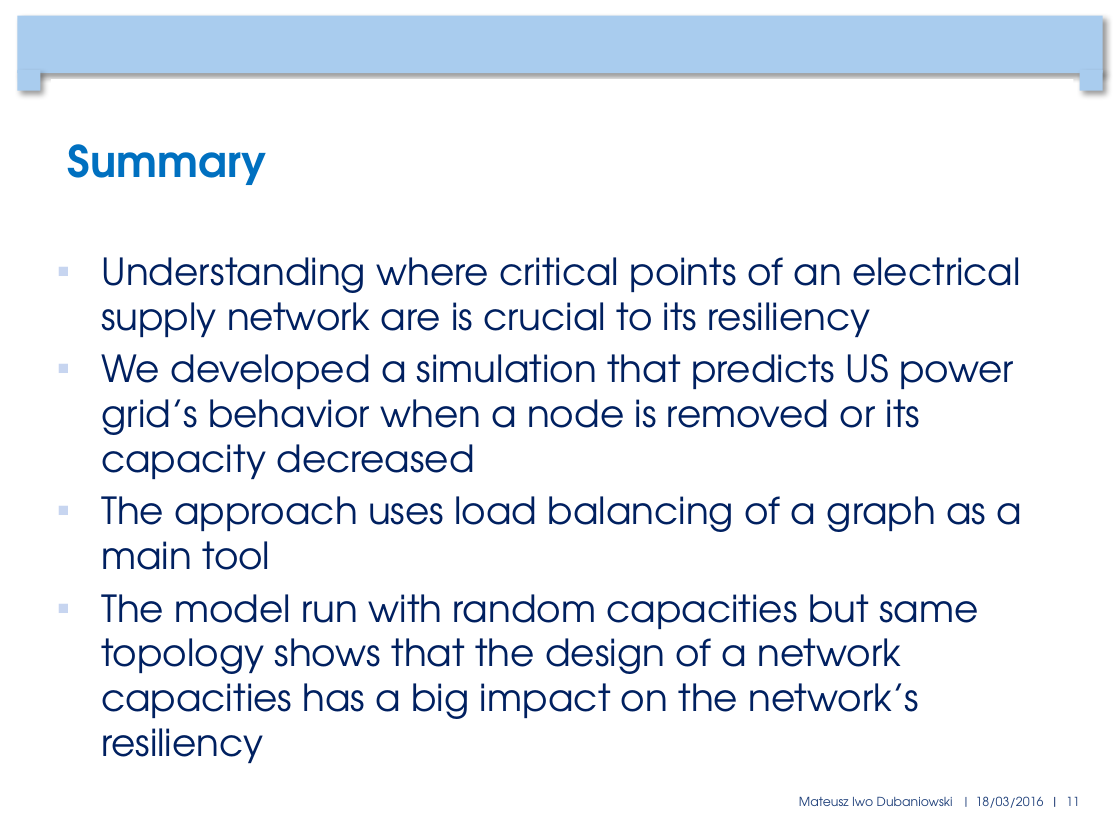
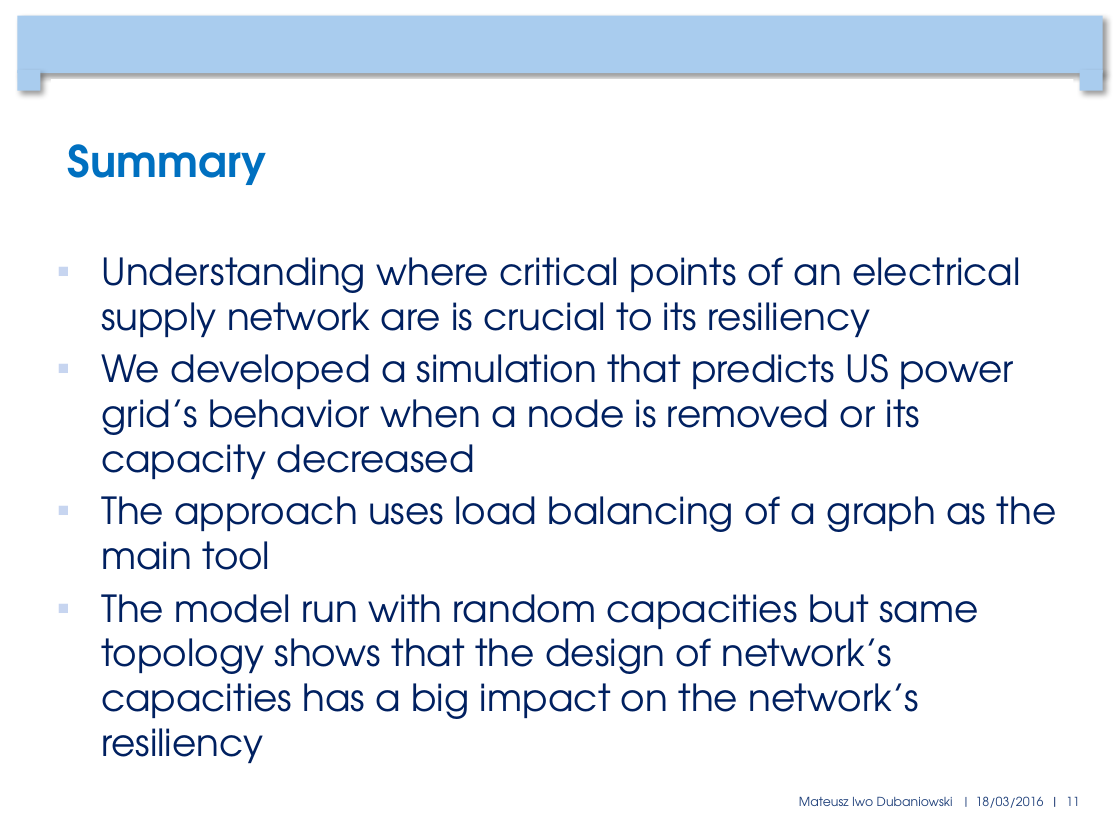
Before and after one commit to mduban/CNProject, a slide deck: slide 11 of FinalPresentation.pptx. Drawn at 1120x840 pixels with LibreOffice and Linux fonts; fonts in the diff are those of the drawing; background and template pictures are left out. Boxes give left, top, right and bottom in pixels: in the first picture for what was removed or moved away, otherwise in the second. Text is boxed around its words. In the diff, an @@ line names an element or a change of style, - is before the commit and + after.

```diff
--- a/FinalPresentation.pptx
+++ b/FinalPresentation.pptx
@@ text at bbox=[101, 496, 1057, 764]: text changed @@
-▪ The approach uses load balancing of a graph as a main tool
-▪ The model run with random capacities but same topology shows that the design of a network capacities has a big impact on the network’s resiliency
+▪ The approach uses load balancing of a graph as the main tool
+▪ The model run with random capacities but same topology shows that the design of network’s capacities has a big impact on the network’s resiliency
```
Also in this commit, not shown: 5 other slides changed.
